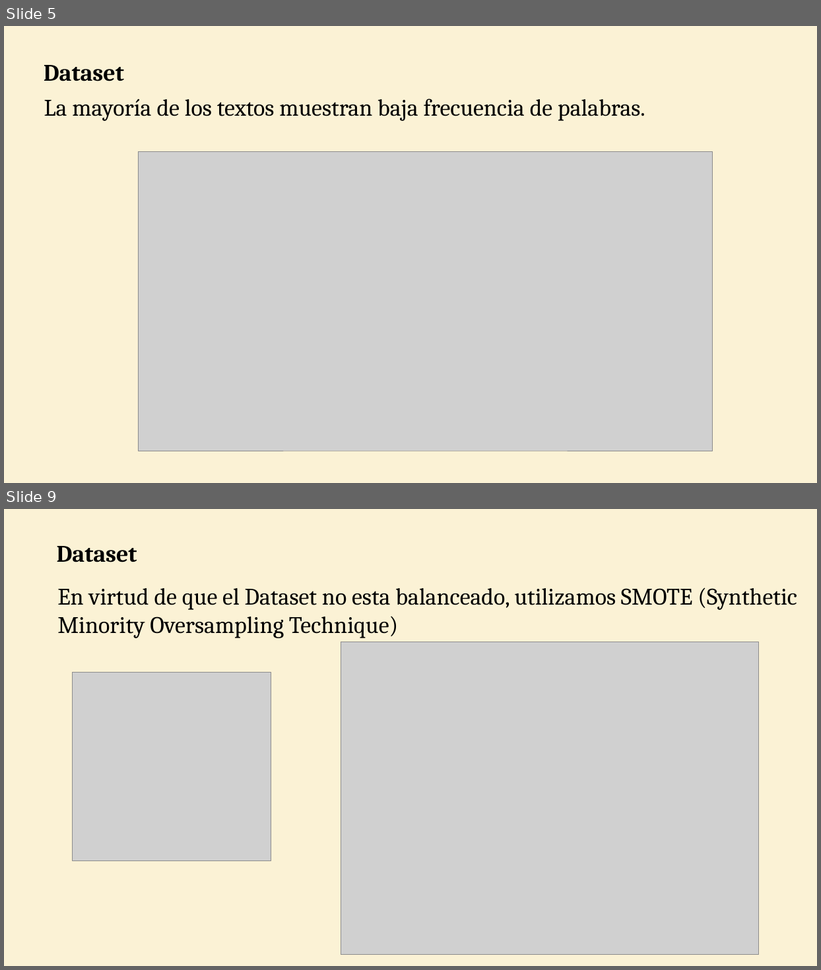
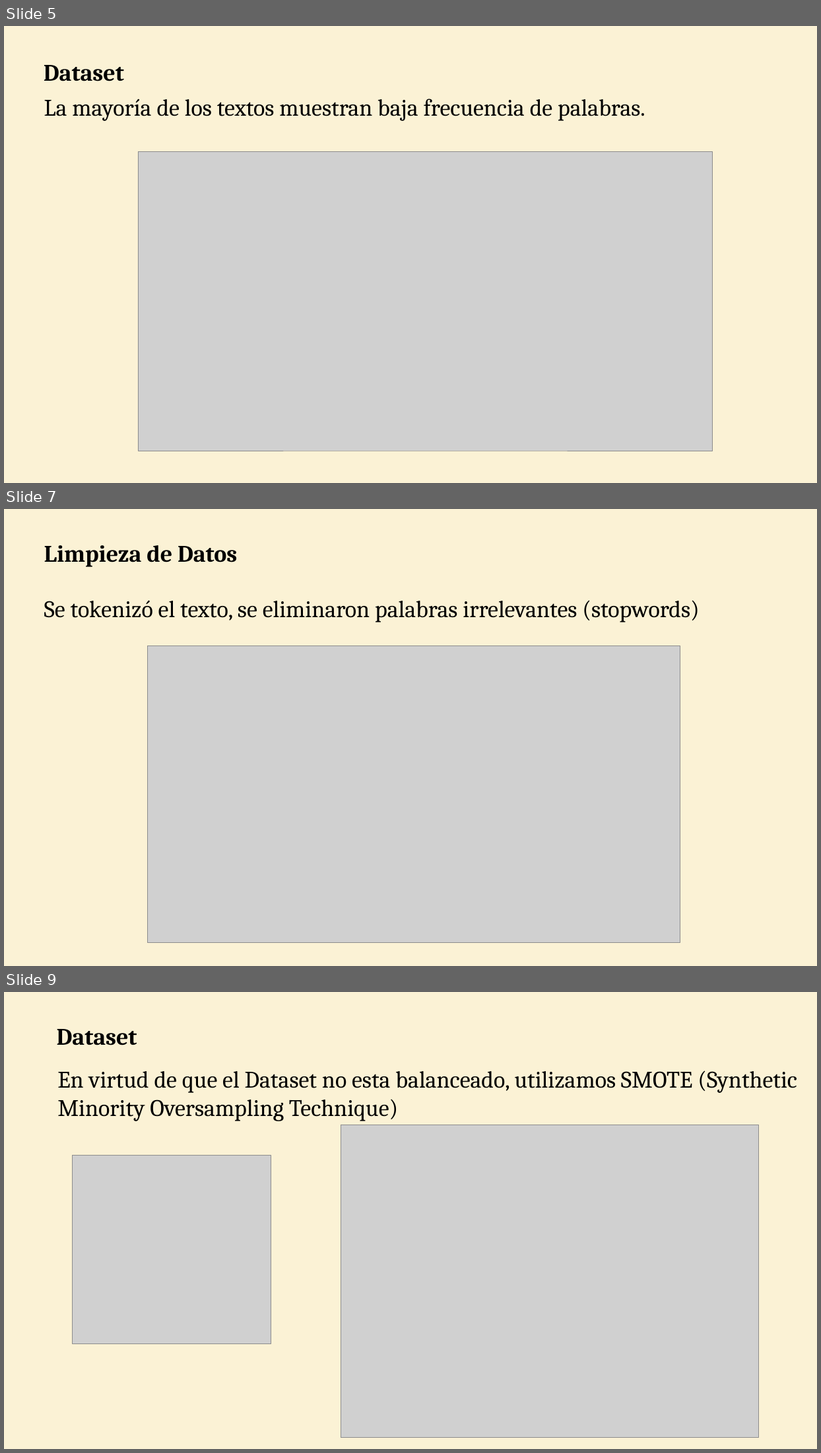
Before and after one commit to WilderGitHub/MCD, a slide deck: II. 08 Minería de Datos II/Proyecto Final.pptx. Shown one above the other, each under a label of ours: slides 5 and 9 before the commit, slides 5, 7 and 9 after it; the slides between them are not shown. The pictures are 821x970 and 821x1453 pixels, drawn with LibreOffice and Linux fonts; fonts in the diff are those of the drawing; grey boxes stand for pictures. Boxes give left, top, right and bottom in pixels: in the first picture for what was removed or moved away, otherwise in the second. Text is boxed around its words. In the diff, an @@ line names an element or a change of style, - is before the commit and + after.

```diff
--- a/II. 08 Minería de Datos II/Proyecto Final.pptx
+++ b/II. 08 Minería de Datos II/Proyecto Final.pptx
@@ slide 7 added at (4,509,817,966), background #F7DD93 at 38% opacity @@
@@ text added at (44,545,237,567), 28 pt, text #000000, bold @@
+Limpieza de Datos
@@ text added at (44,600,700,623), 28 pt, text #000000 @@
+Se tokenizó el texto, se eliminaron palabras irrelevantes (stopwords)
@@ picture added at (148,646,680,943) @@
```
Also in this commit, not shown: 5 slides changed, 8 other slides added, 16 slides removed, 1 other file.
